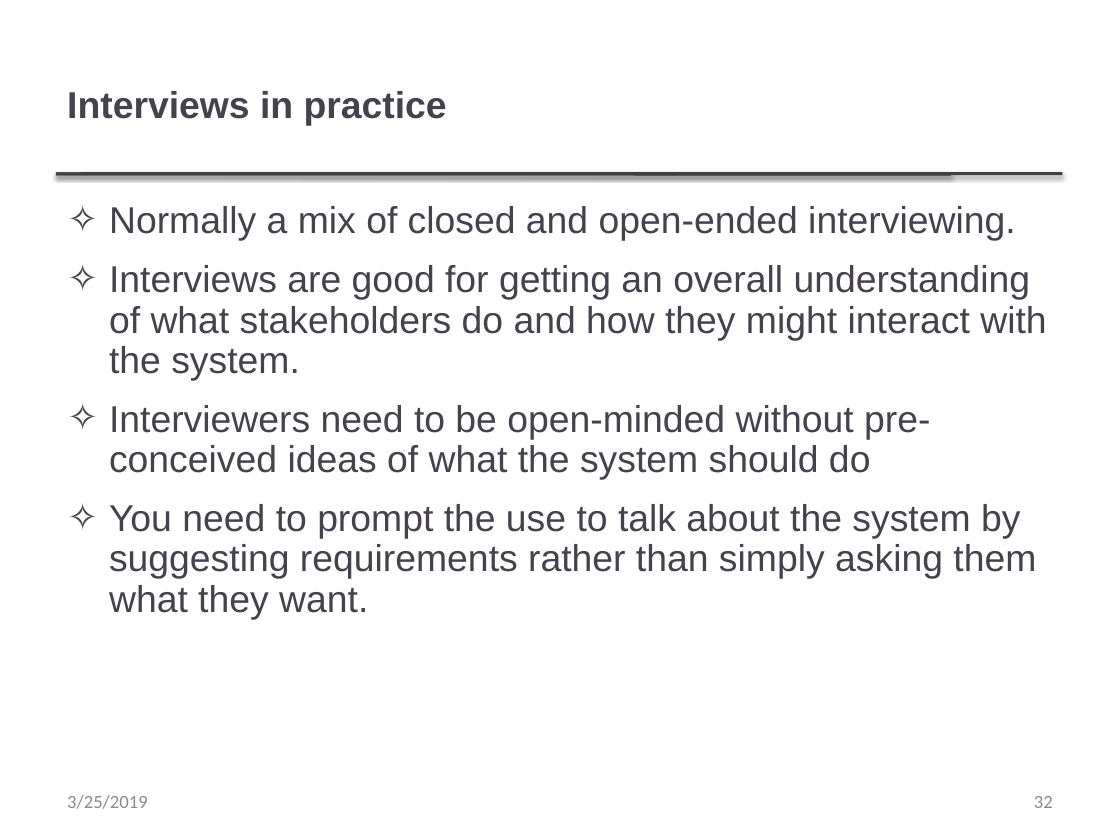
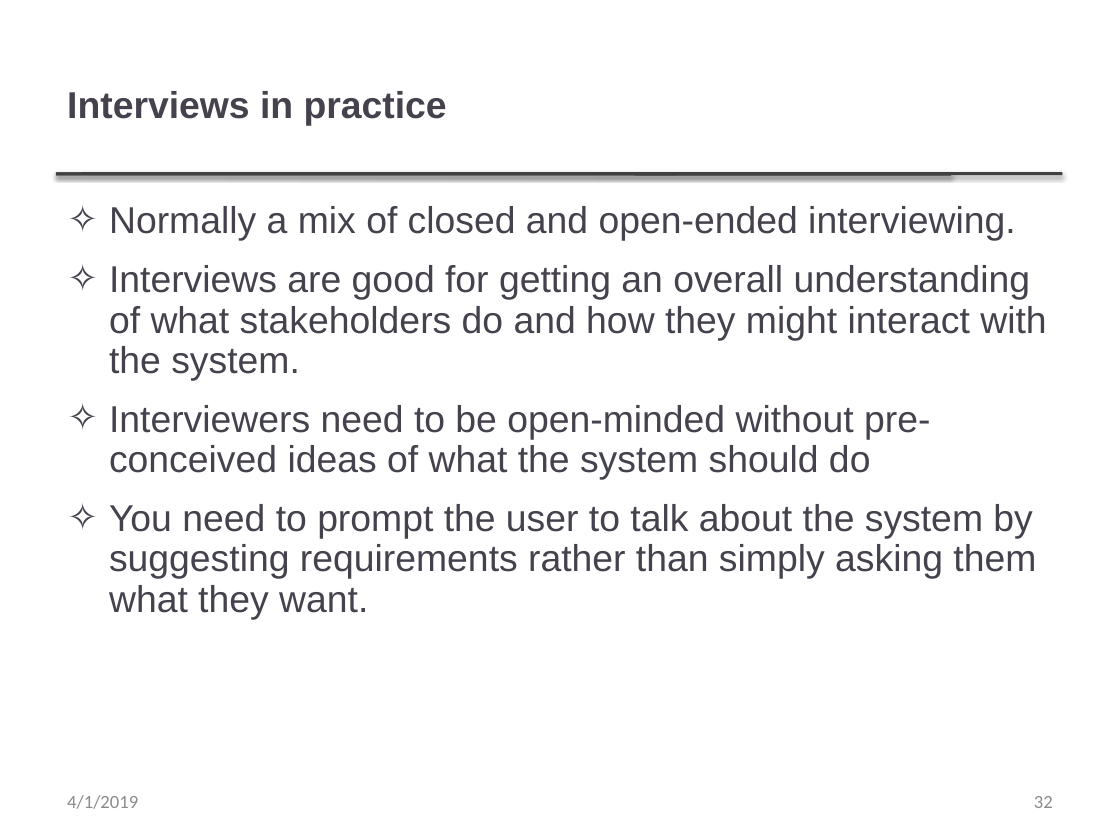
Before and after one commit to ppawar/ppawar.github.io, a slide deck: slide 32 of CSE308-S19/Slides/PPT/Ch4 - Requirements analysis.pptx. Drawn at 1120x840 pixels with LibreOffice and Linux fonts; fonts in the diff are those of the drawing; background and template pictures are left out. Boxes give left, top, right and bottom in pixels: in the first picture for what was removed or moved away, otherwise in the second. Text is boxed around its words. In the diff, an @@ line names an element or a change of style, - is before the commit and + after.

```diff
--- a/CSE308-S19/Slides/PPT/Ch4 - Requirements analysis.pptx
+++ b/CSE308-S19/Slides/PPT/Ch4 - Requirements analysis.pptx
@@ text at box(109, 504, 1036, 619): text changed @@
-✧ You need to prompt the use to talk about the system by suggesting requirements rather than simply asking them what they want.
+✧ You need to prompt the user to talk about the system by suggesting requirements rather than simply asking them what they want.
@@ text at box(67, 795, 138, 809): text changed @@
-3/25/2019
+4/1/2019
```
Also in this commit, not shown: 55 other slides changed, 1 slide added, 8 other files.
